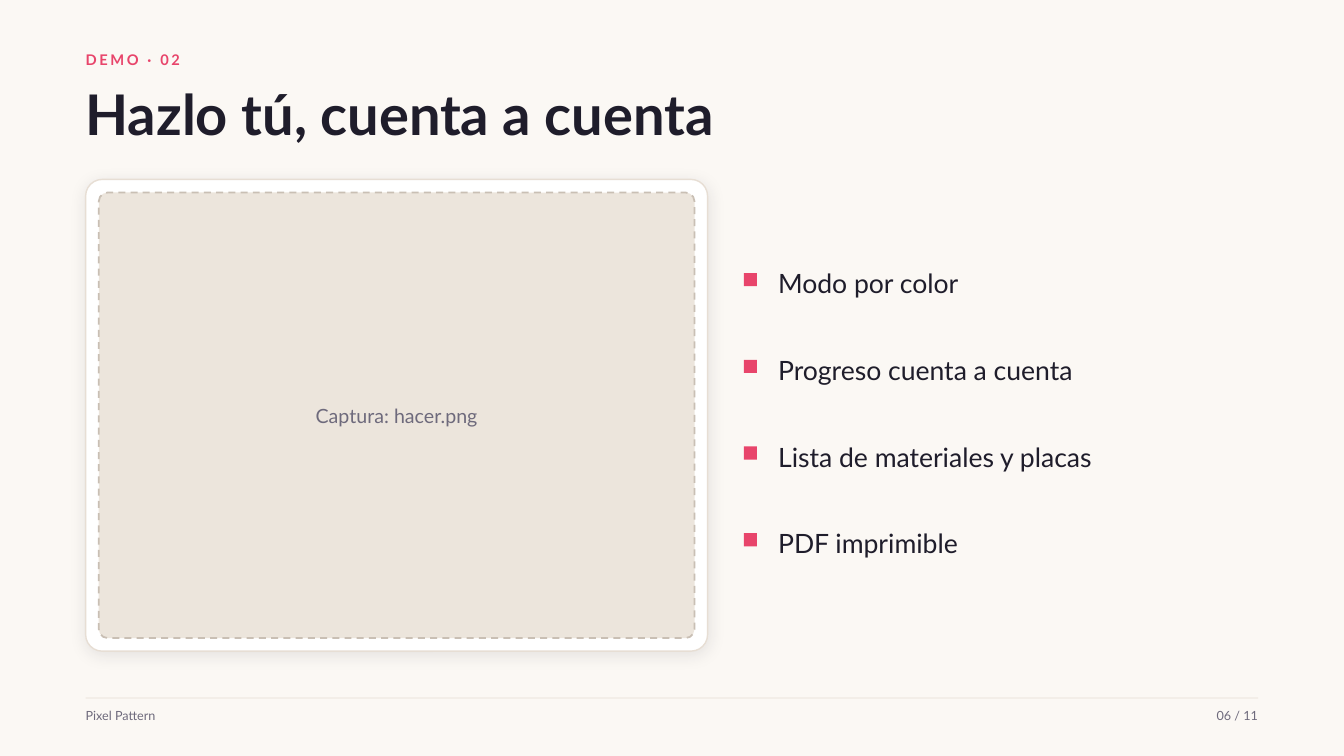
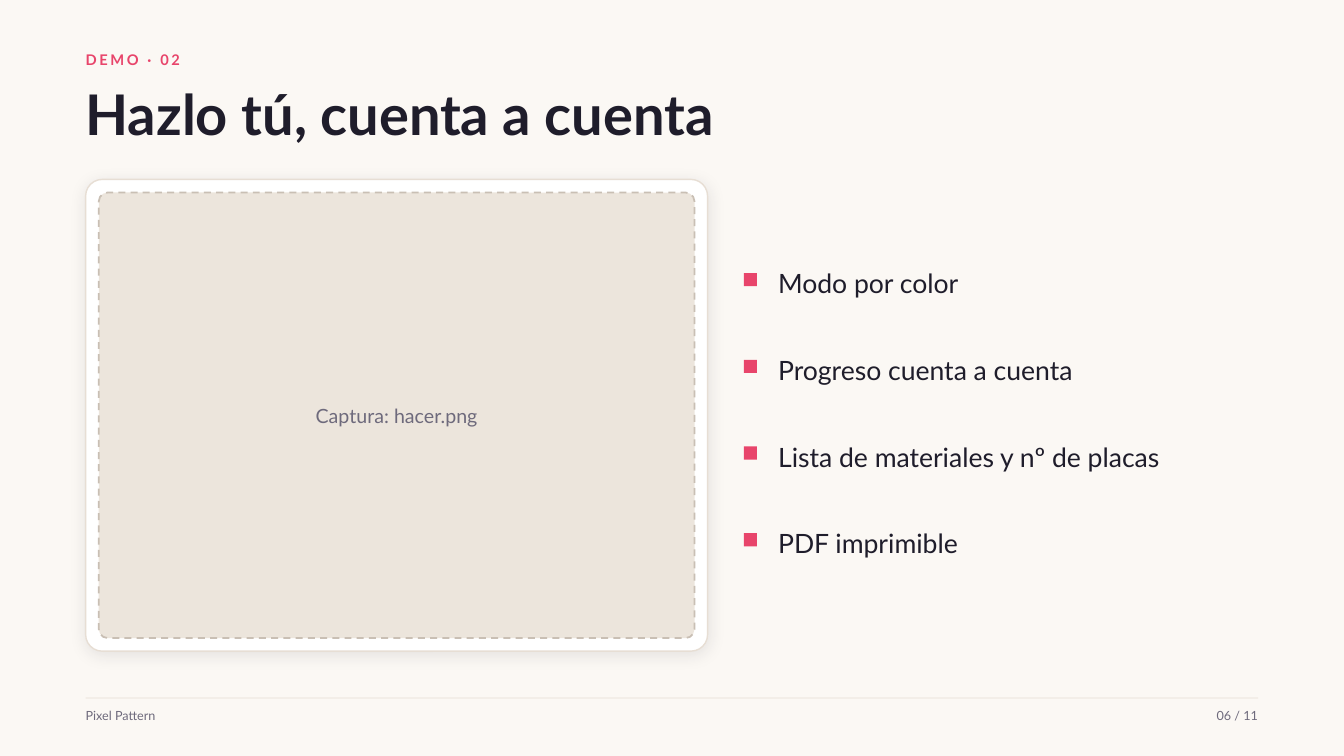
Before and after one commit to antonpayno/megan-grok, a slide deck: slide 6 of pitch/pixel-pattern-pitch.pptx. Drawn at 1344x756 pixels with LibreOffice and Linux fonts; fonts in the diff are those of the drawing. Boxes give left, top, right and bottom in pixels: in the first picture for what was removed or moved away, otherwise in the second. Text is boxed around its words. In the diff, an @@ line names an element or a change of style, - is before the commit and + after.

Commit message:
fix(pitch): afinar textos del problema y del material
Portada sin duplicar el placeholder del hackathon, el problema menciona Pinterest y la lista de materiales incluye el numero de placas. Regenerado el .pptx.

```diff
--- a/pitch/pixel-pattern-pitch.pptx
+++ b/pitch/pixel-pattern-pitch.pptx
@@ text at box(778, 447, 1160, 472): text changed @@
-Lista de materiales y placas
+Lista de materiales y nº de placas
```
Also in this commit, not shown: 2 other slides changed, 1 other file.
